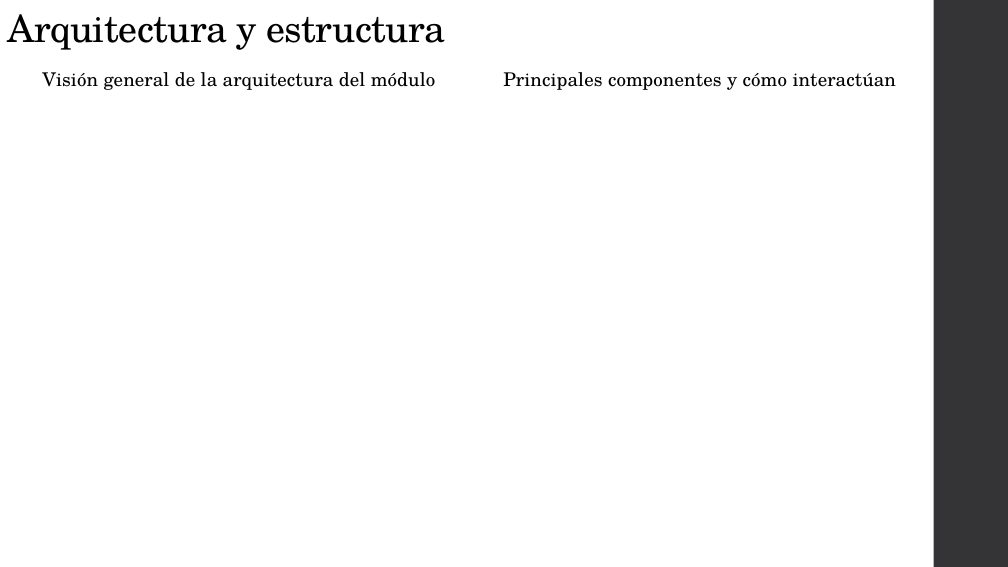
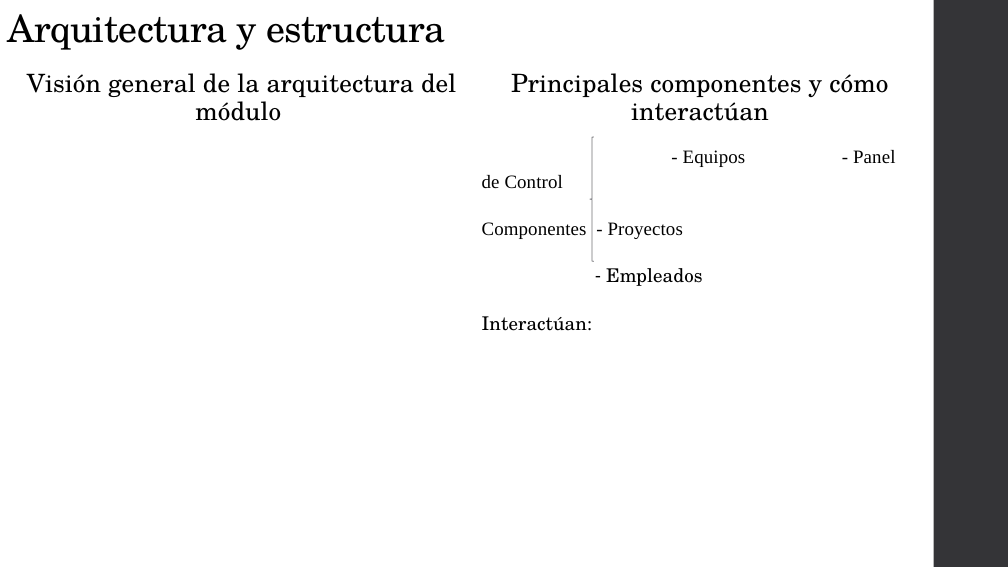
Before and after one commit to dagoes/CreativeMinds-AI, a slide deck: slide 4 of Documentation/Presentacion.pptx. Drawn at 1008x567 pixels with LibreOffice and Linux fonts; fonts in the diff are those of the drawing. Boxes give left, top, right and bottom in pixels: in the first picture for what was removed or moved away, otherwise in the second. Text is boxed around its words. In the diff, an @@ line names an element or a change of style, - is before the commit and + after.

```diff
--- a/Documentation/Presentacion.pptx
+++ b/Documentation/Presentacion.pptx
@@ text "Visión general de la arquitectura ..." at box(27, 73, 456, 121): size 18 to 24 pt @@
@@ text at box(511, 73, 888, 121): size 18 to 24 pt in "Principales componentes y cómo interactúan" @@
@@ left brace added at box(590, 137, 594, 261), outline #6F6F74 0.75 pt @@
@@ text at box(482, 150, 746, 331): paragraphs added @@
+- Equipos - Panel de Control
+Componentes - Proyectos
+- Empleados
+Interactúan:
```
Also in this commit, not shown: 4 other slides changed, 1 other file.
